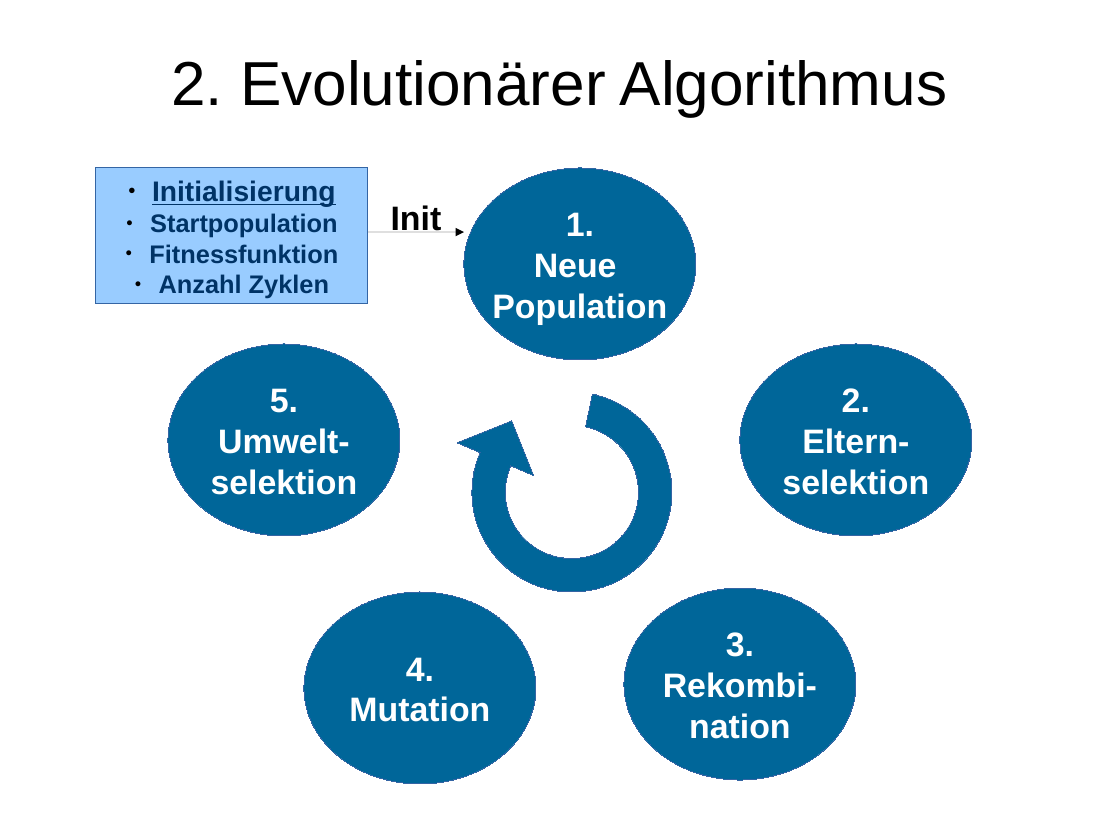
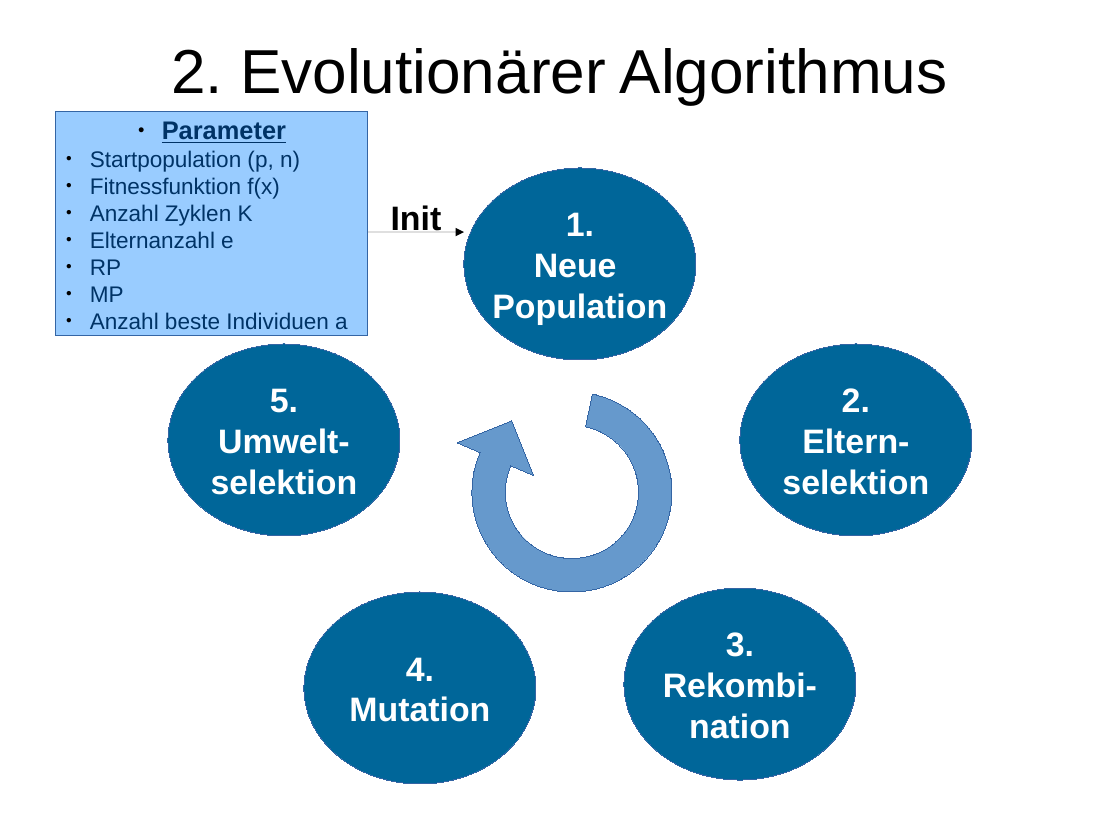
Before and after one commit to lblissett/evo-project, a slide deck: slide 3 of src/data/presentation/geopras/Vortrag_Evo_ErsterTeil.odp. Drawn at 1120x840 pixels with LibreOffice and Linux fonts; fonts in the diff are those of the drawing. Boxes give left, top, right and bottom in pixels: in the first picture for what was removed or moved away, otherwise in the second. Text is boxed around its words. In the diff, an @@ line names an element or a change of style, - is before the commit and + after.

```diff
--- a/src/data/presentation/geopras/Vortrag_Evo_ErsterTeil.odp
+++ b/src/data/presentation/geopras/Vortrag_Evo_ErsterTeil.odp
@@ title "2. Evolutionärer Algorithmus" moved from (x1=171, y1=60, x2=948, y2=116) to (x1=171, y1=48, x2=948, y2=104) @@
@@ rectangle "Parameter" resized from (x1=96, y1=168, x2=368, y2=304) to (x1=56, y1=112, x2=368, y2=335) @@
@@ text in rectangle at (x1=90, y1=121, x2=348, y2=329): text changed; size 18 to 16 pt; bold off @@
-● Initialisierung
-● Startpopulation
-● Fitnessfunktion
-● Anzahl Zyklen
+● Parameter
+● Startpopulation (p, n)
+● Fitnessfunktion f(x)
+● Anzahl Zyklen K
+● Elternanzahl e
+● RP
+● MP
+● Anzahl beste Individuen a
@@ freeform shape at (x1=473, y1=392, x2=673, y2=593): fill #006699 to #6699CC @@
```
Also in this commit, not shown: 8 other slides changed.
